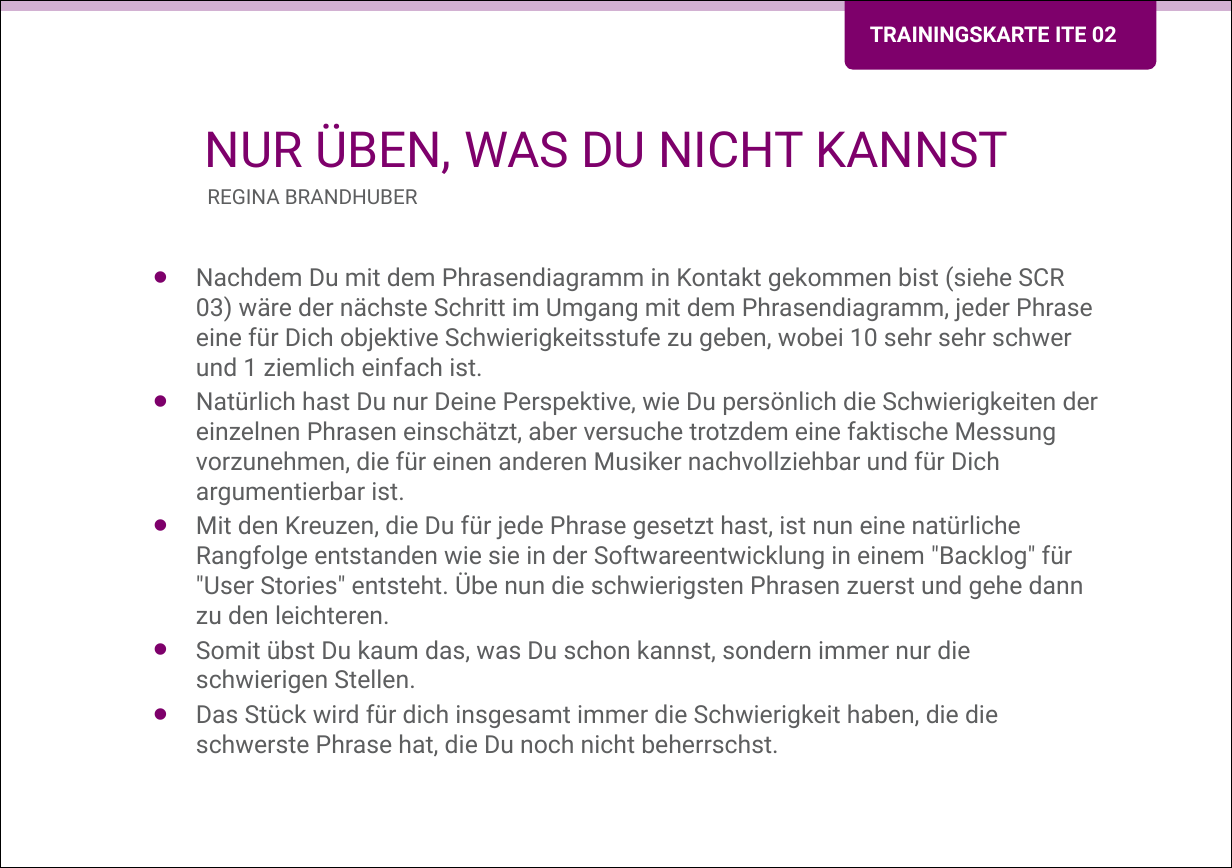
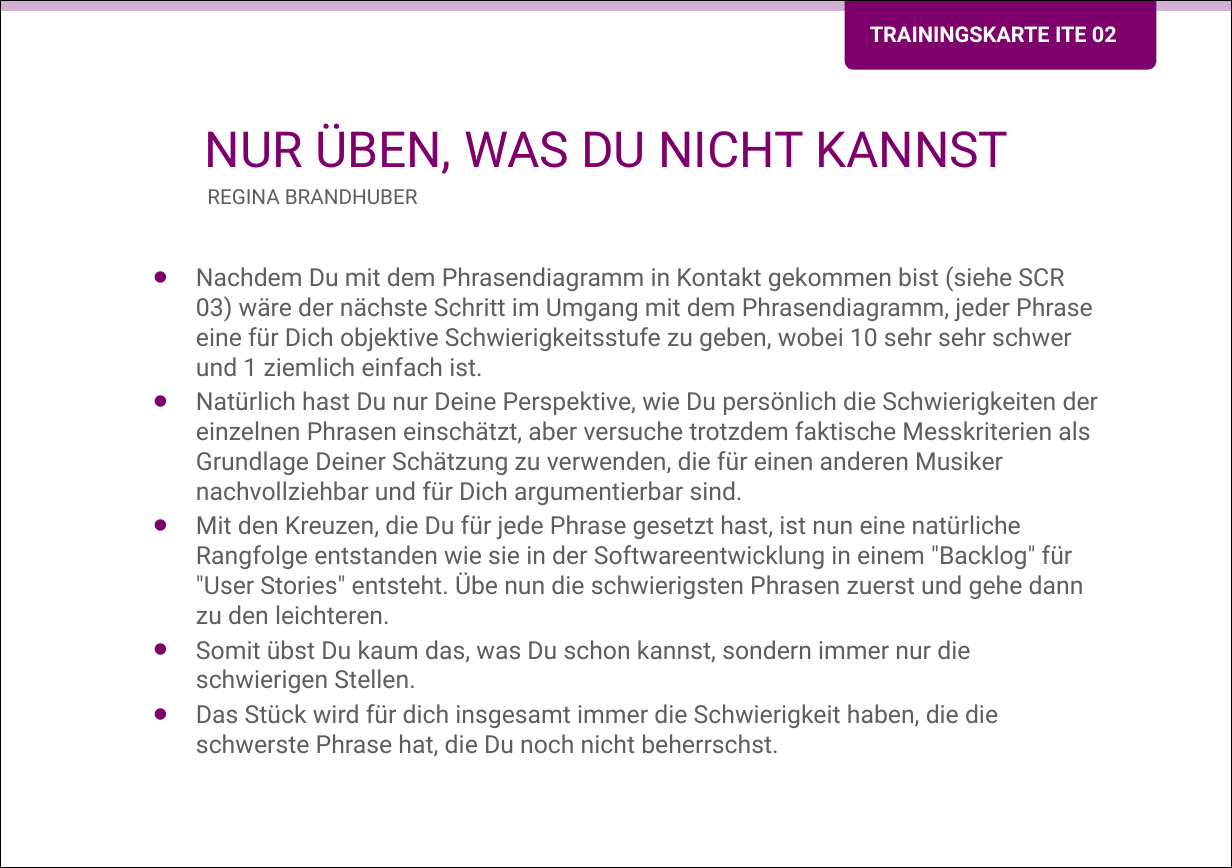
Before and after one commit to Teamtool/training-materials, a slide deck: slide 1 of training-cards/music moves/Iterative (ITE)/ger_ITE_02_Nur_ueben_was_du_nicht_kann_MM_A.pptx. Drawn at 1232x868 pixels with LibreOffice and Linux fonts; fonts in the diff are those of the drawing; background and template pictures are left out. Boxes give left, top, right and bottom in pixels: in the first picture for what was removed or moved away, otherwise in the second. Text is boxed around its words. In the diff, an @@ line names an element or a change of style, - is before the commit and + after.

```diff
--- a/training-cards/music moves/Iterative (ITE)/ger_ITE_02_Nur_ueben_was_du_nicht_kann_MM_A.pptx
+++ b/training-cards/music moves/Iterative (ITE)/ger_ITE_02_Nur_ueben_was_du_nicht_kann_MM_A.pptx
@@ text at (196,391,1098,505): text changed @@
-• Natürlich hast Du nur Deine Perspektive, wie Du persönlich die Schwierigkeiten der einzelnen Phrasen einschätzt, aber versuche trotzdem eine faktische Messung vorzunehmen, die für einen anderen Musiker nachvollziehbar und für Dich argumentierbar ist.
+• Natürlich hast Du nur Deine Perspektive, wie Du persönlich die Schwierigkeiten der einzelnen Phrasen einschätzt, aber versuche trotzdem faktische Messkriterien als Grundlage Deiner Schätzung zu verwenden, die für einen anderen Musiker nachvollziehbar und für Dich argumentierbar sind.
```
Also in this commit, not shown: 1 other slide changed, 3 other files.
